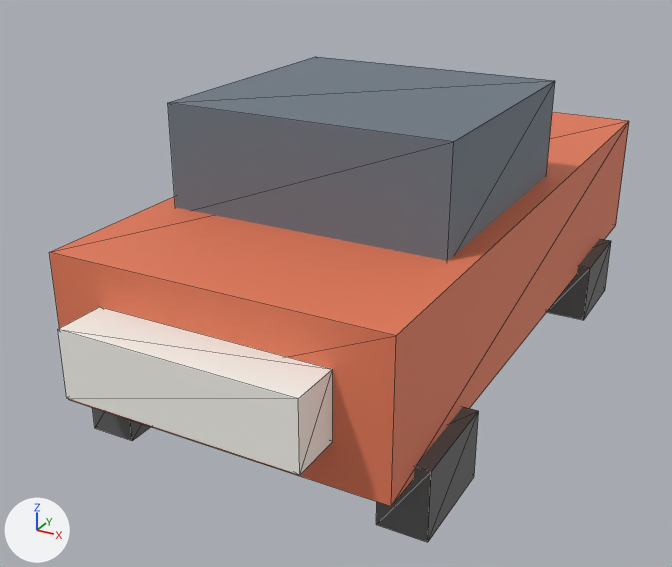
The glTF model public/car.glb as it was, and as the next commit left it.
One viewpoint serves both versions: a 50 mm camera at (2.24, -4.77, 2.74) aimed at (-0.21, -0.3, 0.51). The lights are fixed; the arrows at lower left show +X, +Y and +Z. The first picture is the older version. Mesh edges are drawn as thin lines. Where no turn or scale is listed for an object, it has been applied to the vertices. Vertices at exactly the same position are counted once.
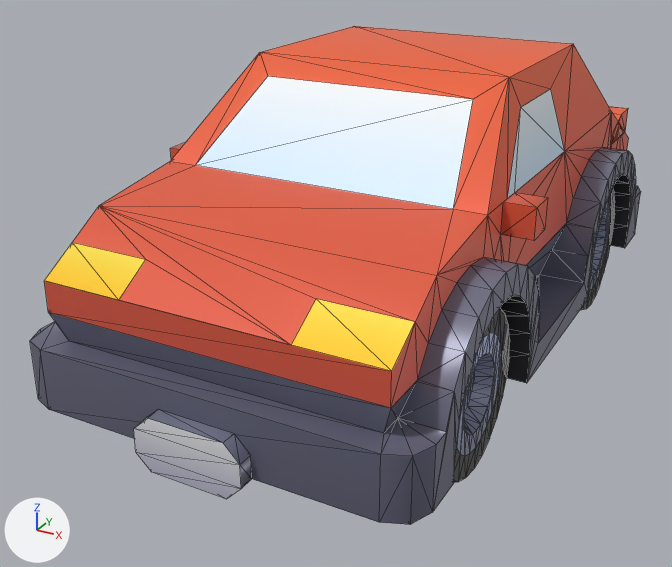
What differs and where, as boxes (x1, y1, x2, y2) in the pictures (672 x 567 px):
'Mesh_0', reshaped: before (49, 57, 629, 542); after (30, 26, 641, 525)
'wheel-front-left', added: after (454, 308, 510, 482)
'wheel-back-left', added: after (580, 188, 615, 310)
'spoiler', added: after (609, 106, 628, 144)
part 1 of me_mesh_0, rebuilt (27% taller): before (49, 112, 629, 506); after (30, 26, 641, 525)
part 2 of me_mesh_0, added: after (134, 410, 252, 499)
part 3 of me_mesh_0, deleted: before (376, 407, 479, 542)
part 4 of me_mesh_0, deleted: before (168, 57, 555, 261)
part 5 of me_mesh_0, deleted: before (547, 239, 611, 320)
part 6 of me_mesh_0, deleted: before (92, 408, 150, 441)
part 7 of me_mesh_0, deleted: before (58, 307, 333, 475)

What the commit changed:
Picture 'colormap' (img_colormap) is new.
Material 'colormap' (mat_colormap) is new.
Uses the picture img_colormap.
me_mesh_0 is used by ob_mesh_0; location (0.0, 0.0, 0.0).
Verts and faces of me_mesh_0; kept vertices keep their numbers, new ones are numbered from 56.
Before the commit, vertices of me_mesh_0: 16 (-0.62, -2.12, 0.55) at pixel (66, 398), 17 (0.62, -2.12, 0.55) at pixel (299, 475), 18 (0.62, -2.12, 0.9) at pixel (298, 398), 19 (-0.62, -2.12, 0.9) at pixel (57, 329), 20 (0.62, -1.85, 0.55) at pixel (332, 441).
Before the commit, vertices of me_mesh_0: 21 (-0.62, -1.85, 0.55), 22 (-0.62, -1.85, 0.9) at pixel (99, 306), 23 (0.62, -1.85, 0.9) at pixel (332, 369).
me_mesh_0 had 56 vertices, 84 faces and spanned x -0.98..0.98, y -2.12..2.05, z 0.0..1.68.
me_mesh_0 no longer uses material mat_material_0 (orange #e77c59).
me_mesh_0 no longer uses material mat_material_1 (greyish blue #6f7c86).
me_mesh_0 no longer uses material mat_material_2 (white #faf8f1).
me_mesh_0 no longer uses material mat_material_3 (dark grey #616161).
me_mesh_0 no longer uses material mat_material_4 (dark grey #616161).
me_mesh_0 no longer uses material mat_material_5 (dark grey #616161).
me_mesh_0 no longer uses material mat_material_6 (dark grey #616161).
me_mesh_0 now has 365 vertices, 711 faces and spans x -1.07..1.07, y -2.06..2.14, z 0.25..1.81.
me_mesh_0 part 1: the loose piece of 8 vertices spanning x -0.9..0.9, y -1.85..2.05, z 0.32..1.12 is rebuilt with 333 vertices and now spans x -1.07..1.07, y -1.98..2.06, z 0.33..1.81, in mat_colormap.
me_mesh_0 part 2: a new loose piece of 16 vertices spanning x -0.29..0.29, y -2.06..-1.98, z 0.25..0.54, in mat_colormap.
me_mesh_0 part 3: the loose piece of 8 vertices spanning x 0.72..0.98, y -1.62..-1.05, z 0.0..0.38 is deleted.
me_mesh_0 part 4: the loose piece of 8 vertices spanning x -0.78..0.78, y -1.05..0.45, z 1.08..1.68 is deleted.
me_mesh_0 part 5: the loose piece of 8 vertices spanning x 0.72..0.98, y 0.98..1.55, z 0.0..0.38 is deleted.
me_mesh_0 part 6: the loose piece of 8 vertices spanning x -0.98..-0.72, y -1.62..-1.05, z 0.0..0.38 is deleted.
Part 7, on me_mesh_0:
Vertices deleted: 16 to 23 (with the faces that use them).
Other edits to the shape of me_mesh_0 do not show in these pictures.
me_mesh_0 gains material mat_colormap.
Mesh me_wheel_front_left is new.
It has 216 vertices, 332 faces and spans x 0.412..0.99, y -1.584..-0.594, z 0.0..0.99.
It uses material mat_colormap.
Mesh me_wheel_back_left is new.
It has 216 vertices, 332 faces and spans x 0.412..0.99, y 0.594..1.584, z 0.0..0.99.
It uses material mat_colormap.
Mesh me_spoiler is new.
It has 26 vertices, 48 faces and spans x -0.91..0.91, y 1.53..1.92, z 0.74..1.24.
It uses material mat_colormap.
Object 'wheel-front-left' (ob_wheel_front_left) is new; it shows me_wheel_front_left.
Its location is (0.0, 0.0, 0.0).
Object 'wheel-back-left' (ob_wheel_back_left) is new; it shows me_wheel_back_left.
Its location is (0.0, 0.0, 0.0).
Object 'spoiler' (ob_spoiler) is new; it shows me_spoiler.
Its location is (0.0, 0.0, 0.0).
